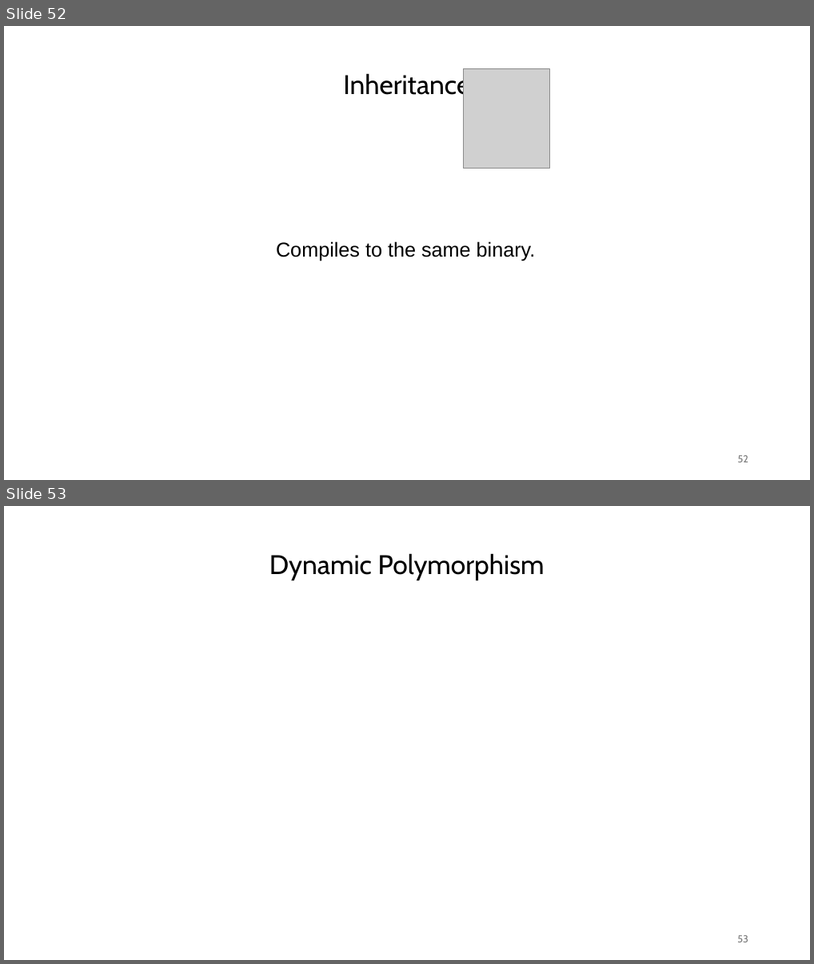
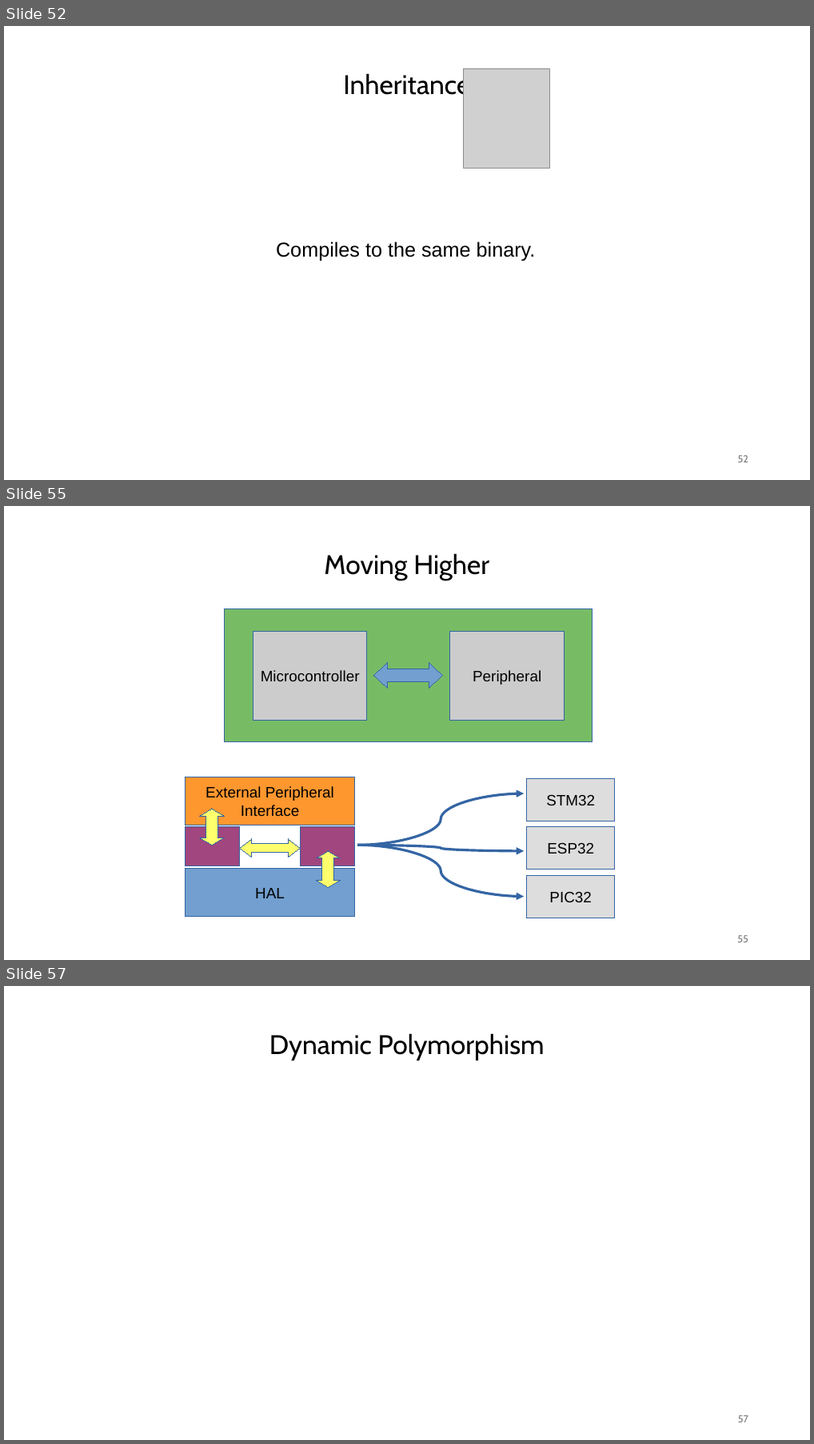
Before and after one commit to janos32783/cppcon_2024_cost_cpp_abstractions, a slide deck: presentation/cppcon.pptx. Shown one above the other, each under a label of ours: slides 52 and 53 before the commit, slides 52, 55 and 57 after it; the slides between them are not shown. The pictures are 814x964 and 814x1444 pixels, drawn with LibreOffice and Linux fonts; fonts in the diff are those of the drawing; grey boxes stand for pictures. Boxes give left, top, right and bottom in pixels: in the first picture for what was removed or moved away, otherwise in the second. Text is boxed around its words. In the diff, an @@ line names an element or a change of style, - is before the commit and + after.

```diff
--- a/presentation/cppcon.pptx
+++ b/presentation/cppcon.pptx
@@ slide 55 added at (x1=4, y1=506, x2=810, y2=960), background #FFFFFF @@
@@ text added at (x1=324, y1=553, x2=490, y2=580), 32 pt, text #000000 @@
+Moving Higher
@@ rectangle added at (x1=225, y1=609, x2=593, y2=742), fill #77BC65, outline #3465A4 0 pt @@
@@ rectangle added at (x1=254, y1=632, x2=367, y2=720), fill #CCCCCC, outline #3465A4 0 pt, 18 pt, text #000000 @@
+Microcontroller
@@ rectangle added at (x1=450, y1=632, x2=565, y2=720), fill #CCCCCC, outline #3465A4 0 pt, 18 pt, text #000000 @@
+Peripheral
@@ freeform shape added at (x1=374, y1=663, x2=442, y2=688), fill #729FCF, outline #3465A4 0 pt @@
@@ rectangle added at (x1=186, y1=777, x2=355, y2=825), fill #FF972F, outline #3465A4 0 pt, 18 pt, text #000000 @@
+External Peripheral Interface
@@ curved arrow added from (358, 844) to (524, 793), #3465A4 3 pt @@
@@ rectangle added at (x1=527, y1=778, x2=615, y2=820), fill #DDDDDD, outline #3465A4 0 pt, 18 pt, text #000000 @@
+STM32
@@ freeform shape added at (x1=200, y1=808, x2=224, y2=844), fill #FFFF6D, outline #3465A4 0 pt @@
@@ rectangle added at (x1=186, y1=827, x2=240, y2=866), fill #A1467E, outline #3465A4 0 pt @@
@@ freeform shape added at (x1=240, y1=839, x2=301, y2=857), fill #FFFF6D, outline #3465A4 0 pt @@
@@ rectangle added at (x1=301, y1=827, x2=355, y2=866), fill #A1467E, outline #3465A4 0 pt @@
@@ rectangle added at (x1=527, y1=827, x2=615, y2=869), fill #DDDDDD, outline #3465A4 0 pt, 18 pt, text #000000 @@
+ESP32
@@ freeform shape added at (x1=316, y1=851, x2=340, y2=887), fill #FFFF6D, outline #3465A4 0 pt @@
@@ curved arrow added from (358, 844) to (524, 851), #3465A4 3 pt @@
@@ curved arrow added from (358, 844) to (524, 896), #3465A4 3 pt @@
@@ rectangle added at (x1=186, y1=868, x2=355, y2=916), fill #729FCF, outline #3465A4 0 pt, 18 pt, text #000000 @@
+HAL
@@ rectangle added at (x1=527, y1=875, x2=615, y2=917), fill #DDDDDD, outline #3465A4 0 pt, 18 pt, text #000000 @@
+PIC32
@@ page number added at (x1=738, y1=935, x2=749, y2=942), 12 pt, text #787878 @@
+55
@@ what was slide 53 is now slide 57 @@
@@ page number at (x1=738, y1=1415, x2=749, y2=1422): text changed @@
-53
+57
```
Also in this commit, not shown: 3 other slides added, 3 other files.
